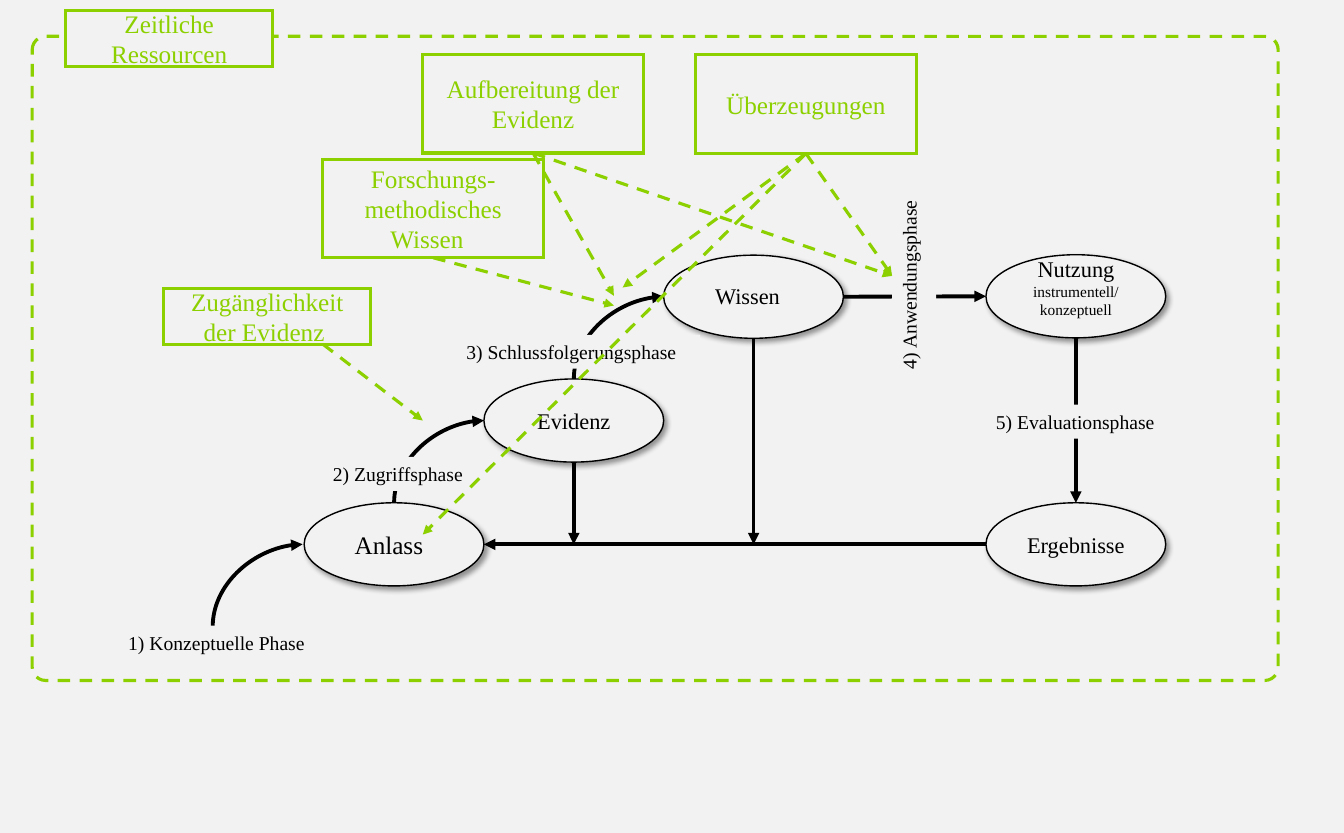
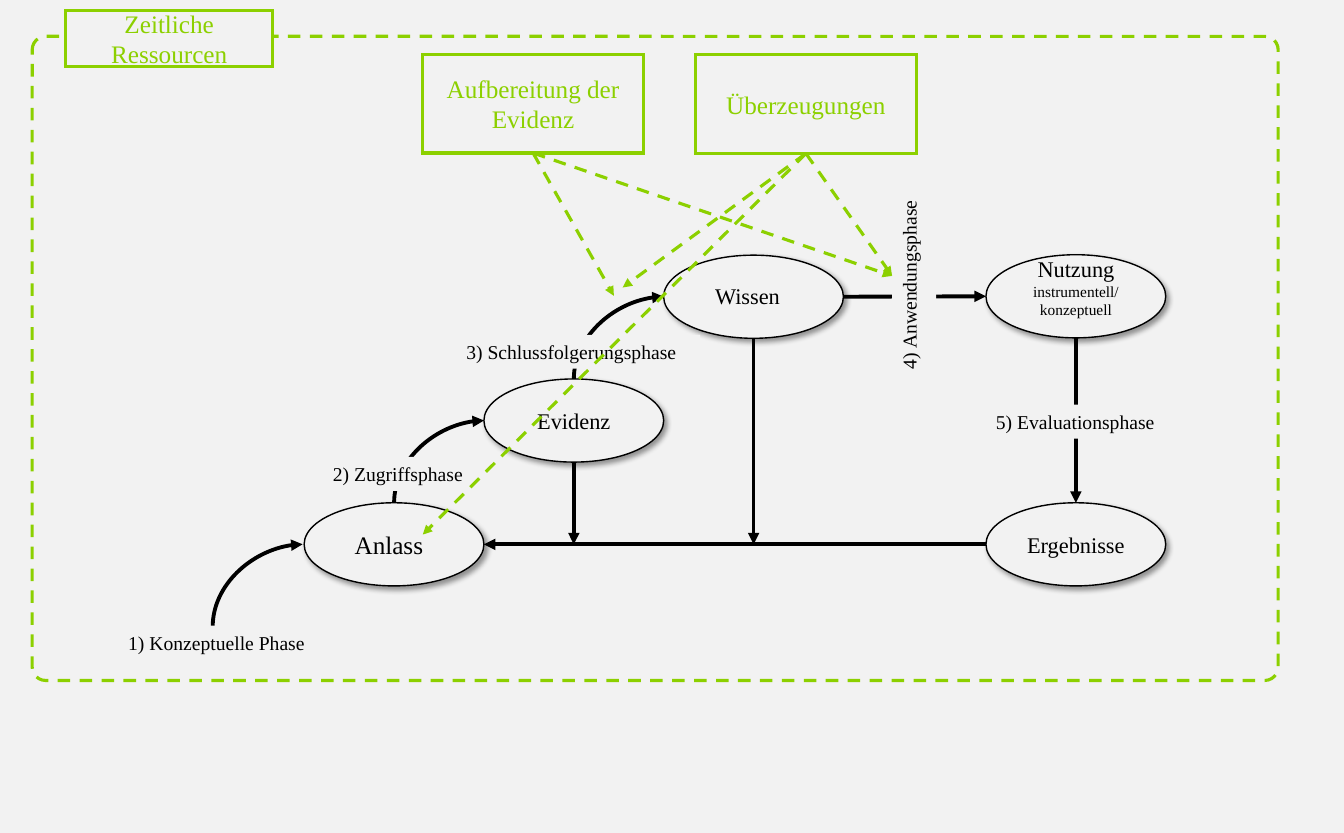
Before and after one commit to kirstinschmidt/InB-Kolloquium, a slide deck: slide 6 of img/Groß_Ophoff et al (2023)_adapted.pptx. Drawn at 1344x833 pixels with LibreOffice and Linux fonts; fonts in the diff are those of the drawing. Boxes give left, top, right and bottom in pixels: in the first picture for what was removed or moved away, otherwise in the second. Text is boxed around its words. In the diff, an @@ line names an element or a change of style, - is before the commit and + after.

```diff
--- a/img/Groß_Ophoff et al (2023)_adapted.pptx
+++ b/img/Groß_Ophoff et al (2023)_adapted.pptx
@@ rectangle removed at [323,159,543,258] @@
-Forschungs-methodisches Wissen
@@ arrow removed from (434, 258) to (614, 306) @@
@@ rectangle removed at [163,288,370,344] @@
-Zugänglichkeit der Evidenz
@@ arrow removed from (323, 345) to (422, 420) @@
```
Also in this commit, not shown: 3 other slides changed, 7 other files.
